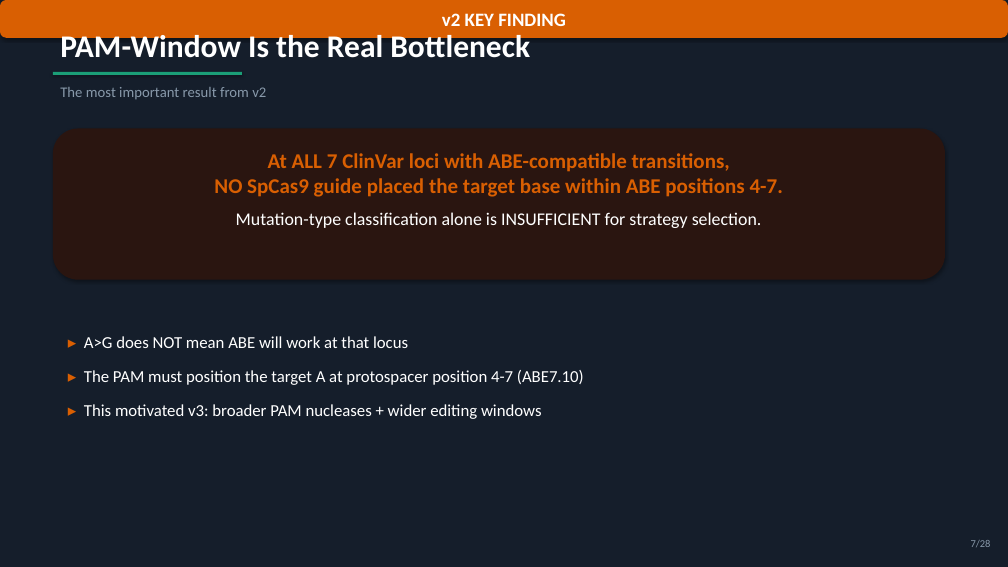
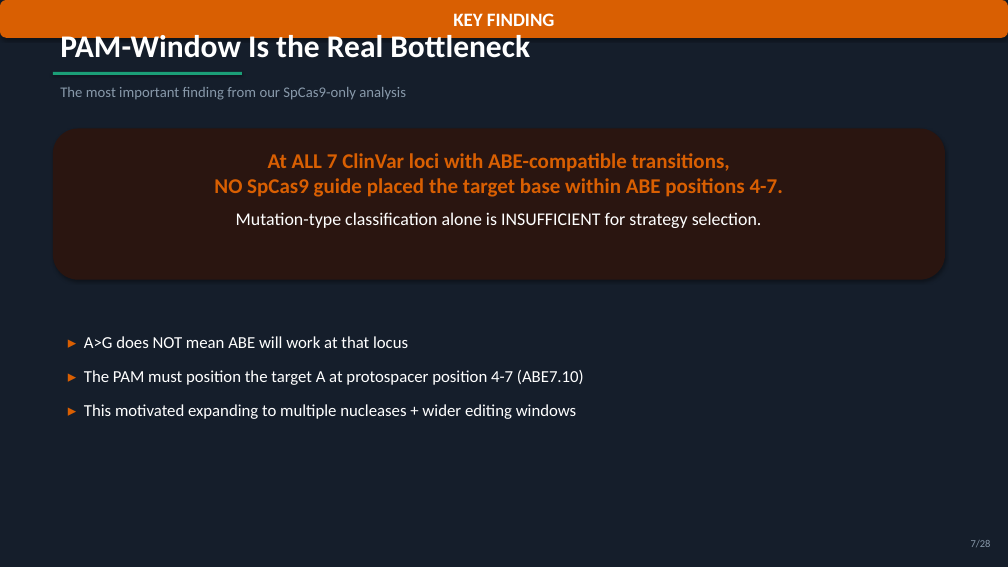
Before and after one commit to visvikbharti/CRISPRArchitect, a slide deck: slide 7 of paper/CRISPRArchitect_v3_LabMeeting.pptx. Drawn at 1008x567 pixels with LibreOffice and Linux fonts; fonts in the diff are those of the drawing. Boxes give left, top, right and bottom in pixels: in the first picture for what was removed or moved away, otherwise in the second. Text is boxed around its words. In the diff, an @@ line names an element or a change of style, - is before the commit and + after.

```diff
--- a/paper/CRISPRArchitect_v3_LabMeeting.pptx
+++ b/paper/CRISPRArchitect_v3_LabMeeting.pptx
@@ text at [453, 13, 555, 26]: text changed @@
-v2 KEY FINDING
+KEY FINDING
@@ text at [60, 87, 406, 100]: text changed @@
-The most important result from v2
+The most important finding from our SpCas9-only analysis
@@ text at [84, 404, 577, 419]: text changed @@
-▸ This motivated v3: broader PAM nucleases + wider editing windows
+▸ This motivated expanding to multiple nucleases + wider editing windows
```
Also in this commit, not shown: 11 other slides changed, 19 other files.
